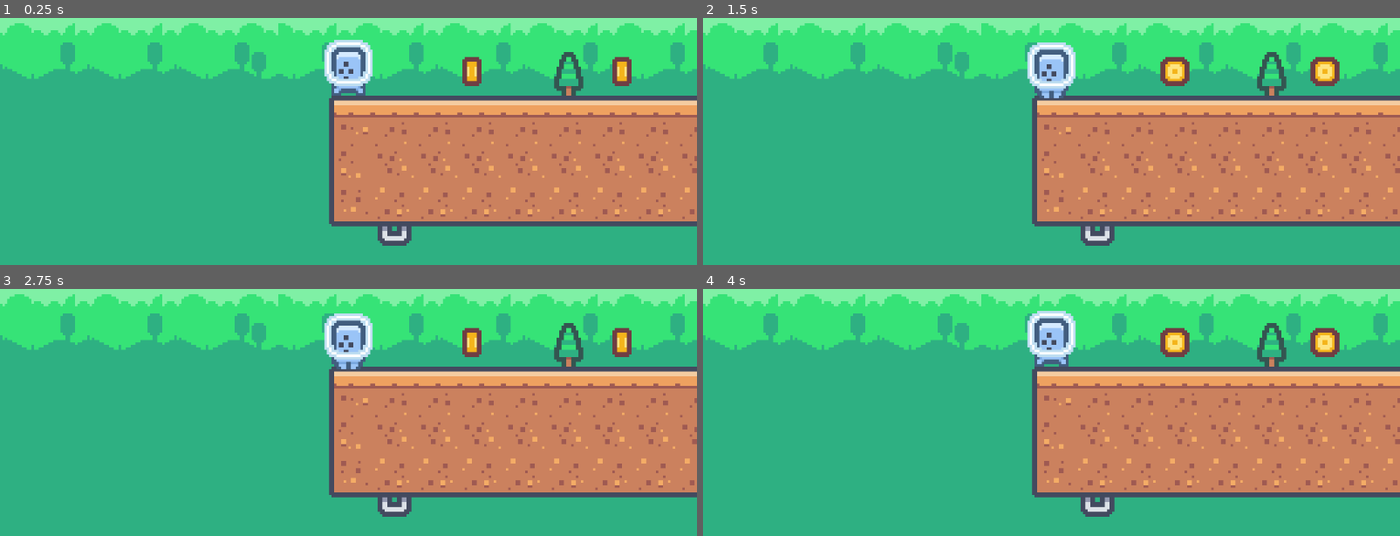
Above: before the commit, frames 1-4 (two rows, left to right).
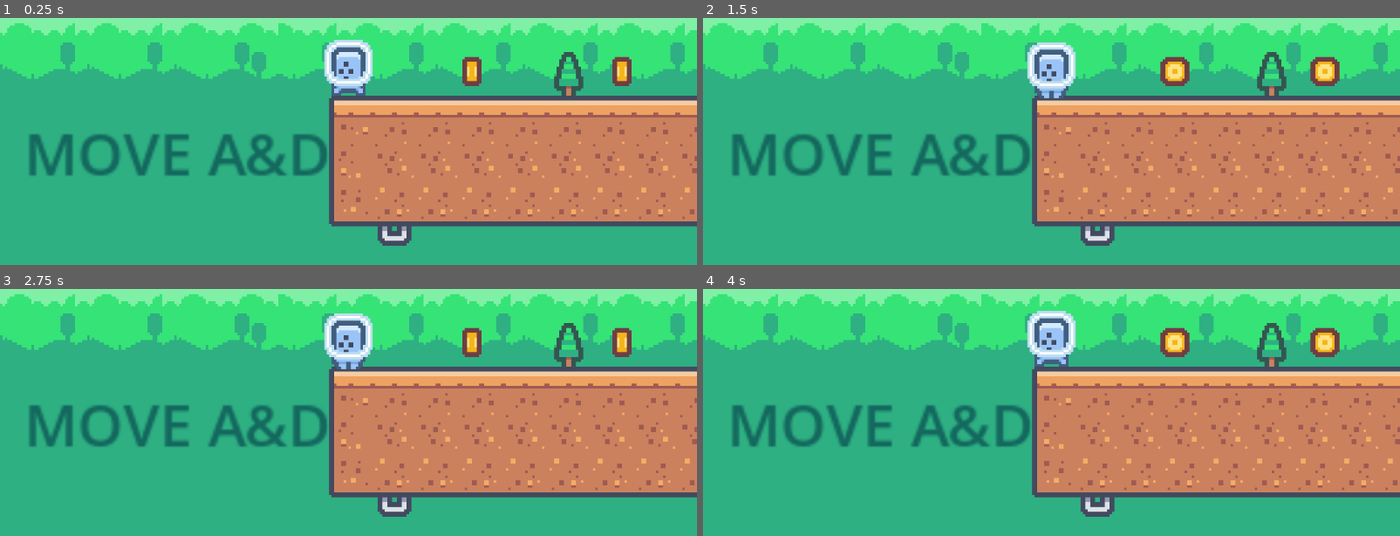
Above: after the commit, the same moments.

Repository: Huntaylor/second_game
Game: Godot game, scene res://scenes/game.tscn
Same seed, same stepped clock (60 frames per second), same inputs: the game is played once before the commit and once after it.
Inputs:
- Up to frame 1 (0.25 s): no input
- Up to frame 2 (1.5 s): hold D (Move_right) from 0.53 s (still down); tap Space (Jump) at 0.77 s; tap Enter at 1.25 s
- Up to frame 3 (2.75 s): tap Space (Jump) at 1.52 s; release D (Move_right) at 2.03 s; hold A (Move_left) from 2.03 s (still down)
- Up to frame 4 (4 s): release A (Move_left) at 2.78 s; hold D (Move_right) from 2.78 s (still down); tap Space (Jump) at 3.02, 3.77 s

The runs differ from the first frame. In frame 1, 3.3% of the frame differs, in the area x 4-47%, y 46-64%; in frame 2, 3.3%; in frame 3, 3.3%; in frame 4, 3.3%.
Error in both runs: Invalid operands 'float' and 'Vector2' in operator '+'. (res://scripts/player.gd:24)

Commit message:
Update game.tscn

Diff:
--- a/scenes/game.tscn
+++ b/scenes/game.tscn
@@ -1201,3 +1201,12 @@
 
 [node name="heart5" parent="." instance=ExtResource("8_daiym")]
 position = Vector2(3428, 627)
+
+[node name="Label" type="Label" parent="."]
+offset_left = -90.0
+offset_top = 79.0
+offset_right = 37.0
+offset_bottom = 113.0
+theme_override_colors/font_color = Color(0.077876, 0.406351, 0.368547, 1)
+theme_override_font_sizes/font_size = 24
+text = "MOVE A&D"
Not shown: 1 places in scenes/game.tscn that only renumber resources
